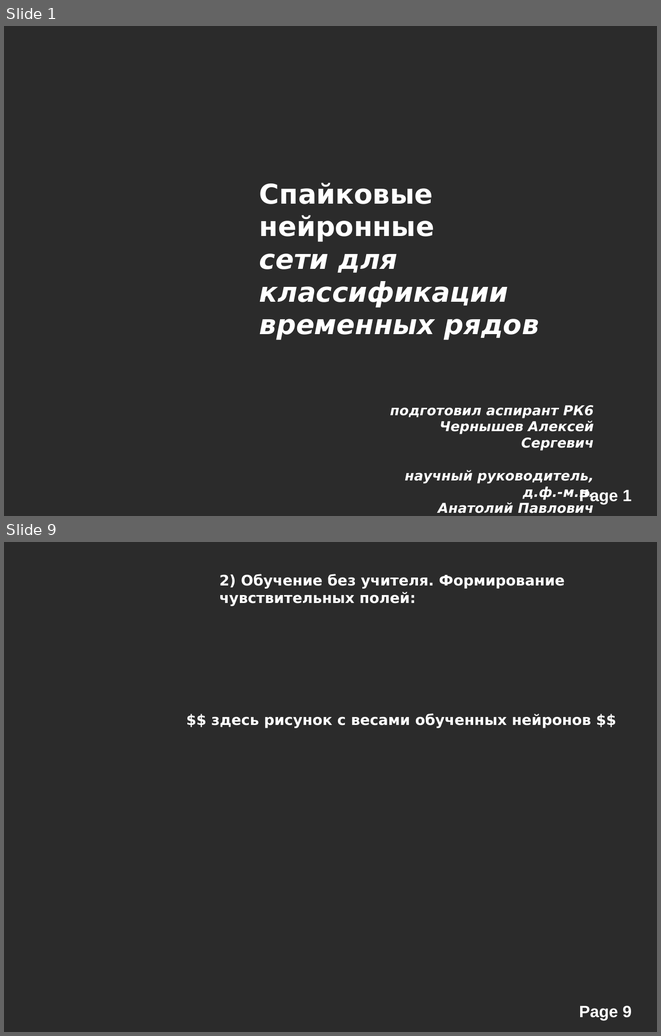
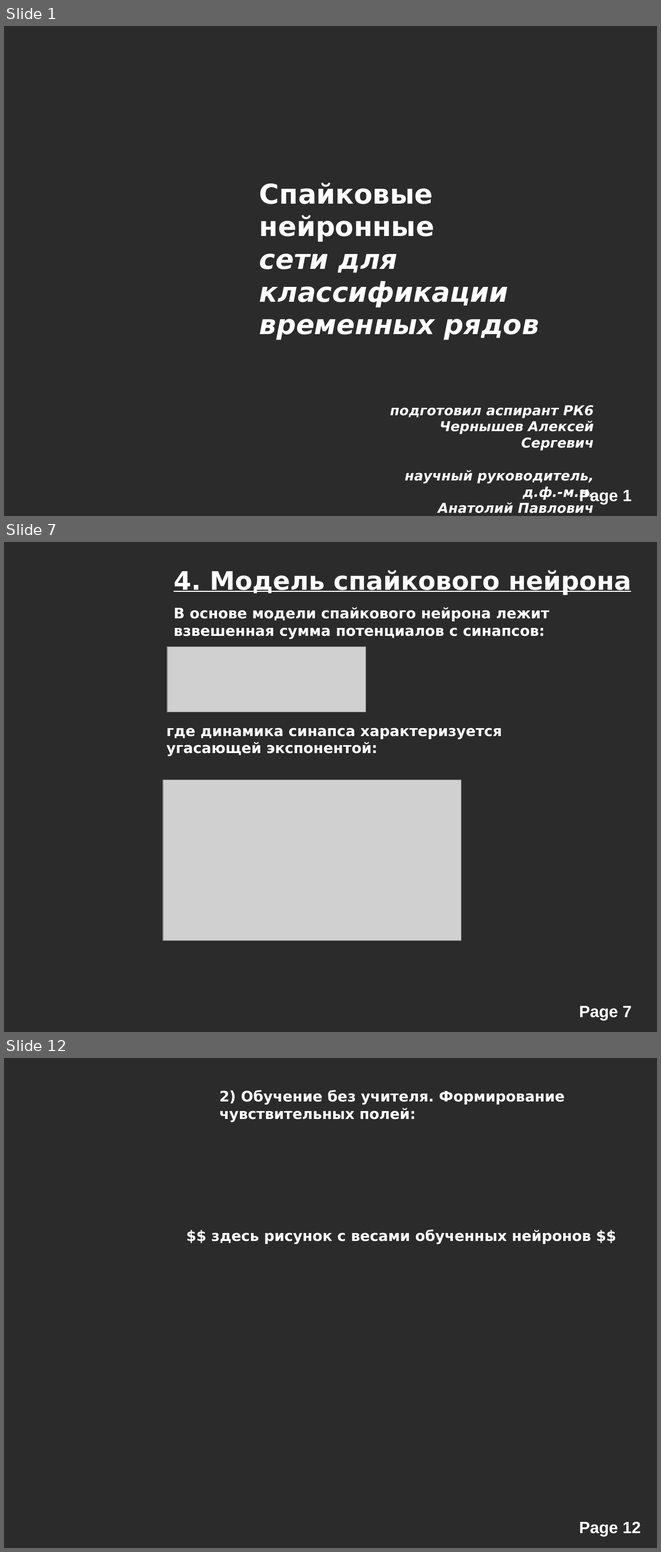
Before and after one commit to alexeyche/alexeyche-junk, a slide deck: cns/doc/conf.ppt. Shown one above the other, each under a label of ours: slides 1 and 9 before the commit, slides 1, 7 and 12 after it; the slides between them are not shown. The pictures are 661x1036 and 661x1552 pixels, drawn with LibreOffice and Linux fonts; fonts in the diff are those of the drawing; grey boxes stand for pictures; background and template pictures are left out; a plain dark background stands for a picture behind light text. Boxes give left, top, right and bottom in pixels: in the first picture for what was removed or moved away, otherwise in the second. Text is boxed around its words. In the diff, an @@ line names an element or a change of style, - is before the commit and + after.

```diff
--- a/cns/doc/conf.ppt
+++ b/cns/doc/conf.ppt
@@ slide 7 added at [4,542,657,1032], background picture (left out); not listed: 1 template element that a slide beside it also shows @@
@@ text added at [174,570,632,595], 28 pt, text #FFFFFF, bold, underline @@
+4. Модель спайкового нейрона
@@ text added at [174,607,549,639], 16 pt, text #FFFFFF, bold @@
+В основе модели спайкового нейрона лежит взвешенная сумма потенциалов с синапсов:
@@ picture added at [167,646,366,712] @@
@@ text added at [166,728,502,756], 16 pt, text #FFFFFF, bold @@
+где динамика синапса характеризуется угасающей экспонентой:
@@ picture added at [164,779,461,941] @@
@@ what was slide 9 is now slide 12 @@
@@ page number at [579,1521,641,1536]: text changed @@
-Page 9
+Page 12
```
Also in this commit, not shown: 6 slides changed, 5 other slides added, 2 slides removed, 35 other files.
